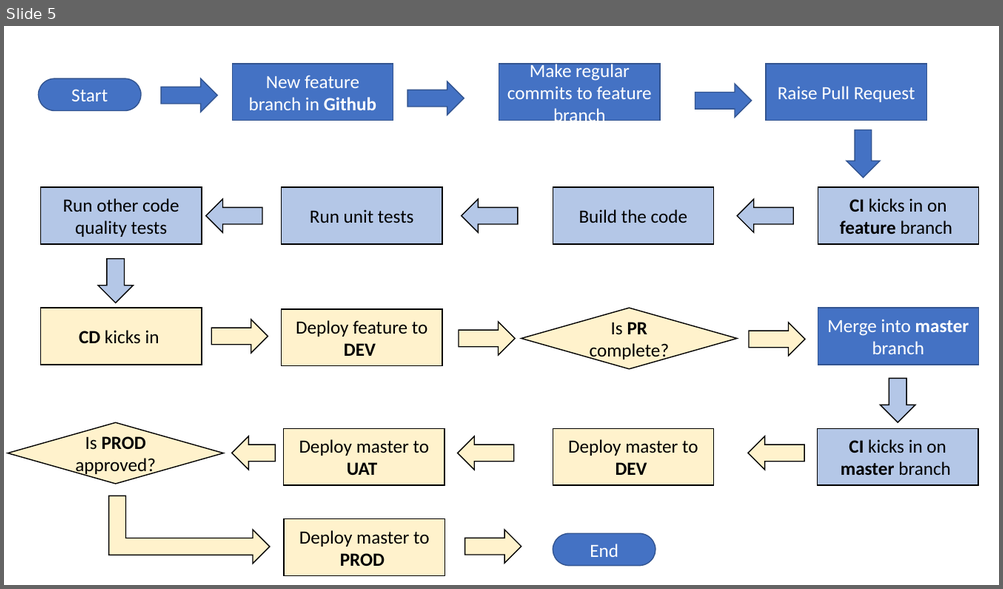
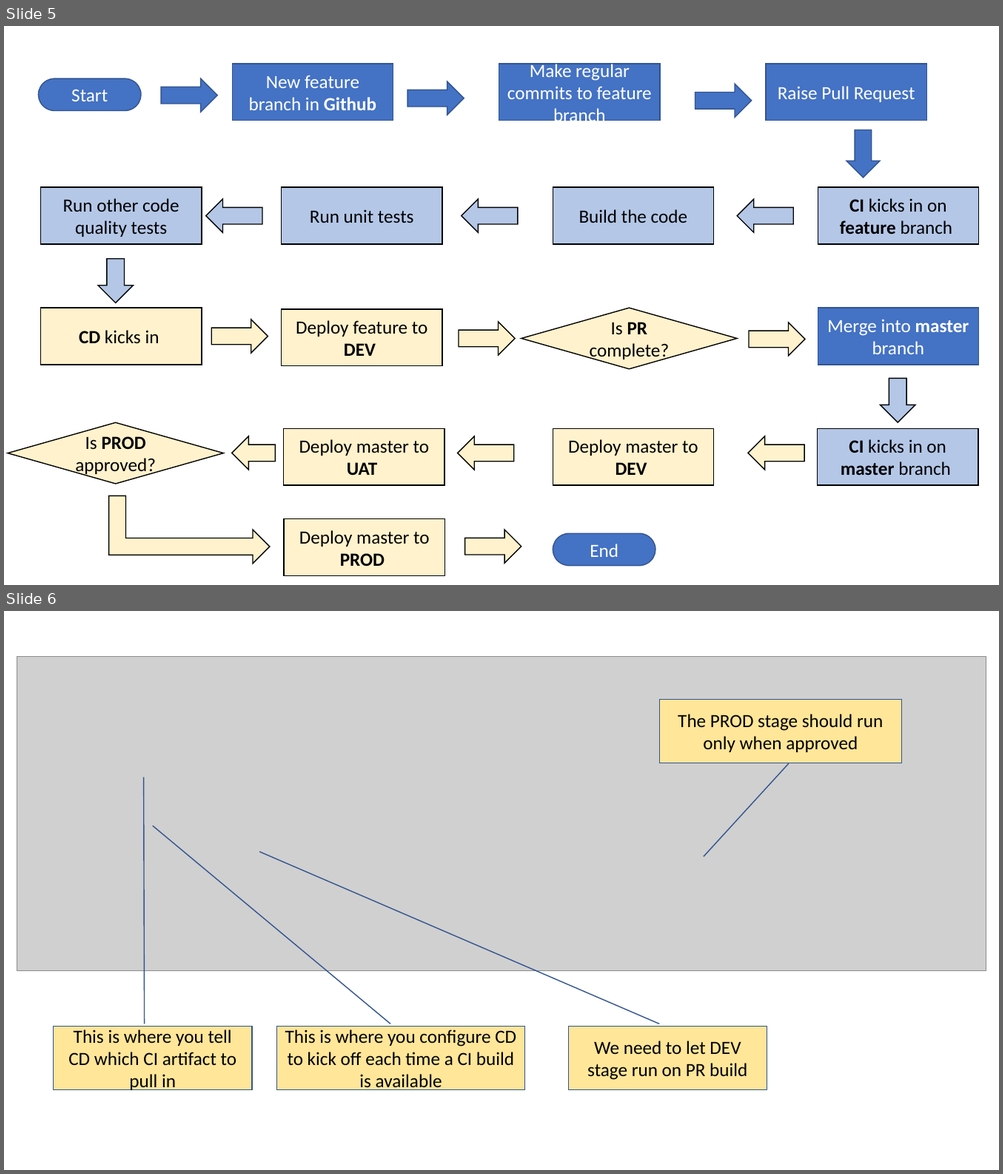
Before and after one commit to sdg002/AnyDotnetStuff, a slide deck: DemoWebAppWithCiCd/docs/cicd.pptx. Shown one above the other, each under a label of ours: slide 5 before the commit, slides 5 and 6 after it. The pictures are 1003x589 and 1003x1174 pixels, drawn with LibreOffice and Linux fonts; fonts in the diff are those of the drawing; grey boxes stand for pictures. Boxes give left, top, right and bottom in pixels: in the first picture for what was removed or moved away, otherwise in the second. Text is boxed around its words. In the diff, an @@ line names an element or a change of style, - is before the commit and + after.

Commit message:
Completed How does CD stage get triggerred

```diff
--- a/DemoWebAppWithCiCd/docs/cicd.pptx
+++ b/DemoWebAppWithCiCd/docs/cicd.pptx
@@ slide 6 added at (4,611,999,1170), background #FFFFFF @@
@@ picture added at (17,657,985,971) @@
@@ border callout added at (659,700,901,763), fill #FFE699, outline #325491 1 pt, 18 pt, text #000000 @@
+The PROD stage should run only when approved
@@ border callout added at (54,1027,252,1090), fill #FFE699, outline #325491 1 pt, 18 pt, text #000000 @@
+This is where you tell CD which CI artifact to pull in
@@ border callout added at (277,1027,526,1090), fill #FFE699, outline #325491 1 pt, 18 pt, text #000000 @@
+This is where you configure CD to kick off each time a CI build is available
@@ border callout added at (568,1027,766,1090), fill #FFE699, outline #325491 1 pt, 18 pt, text #000000 @@
+We need to let DEV stage run on PR build
```
Also in this commit, not shown: 4 other slides added, 7 other files.
